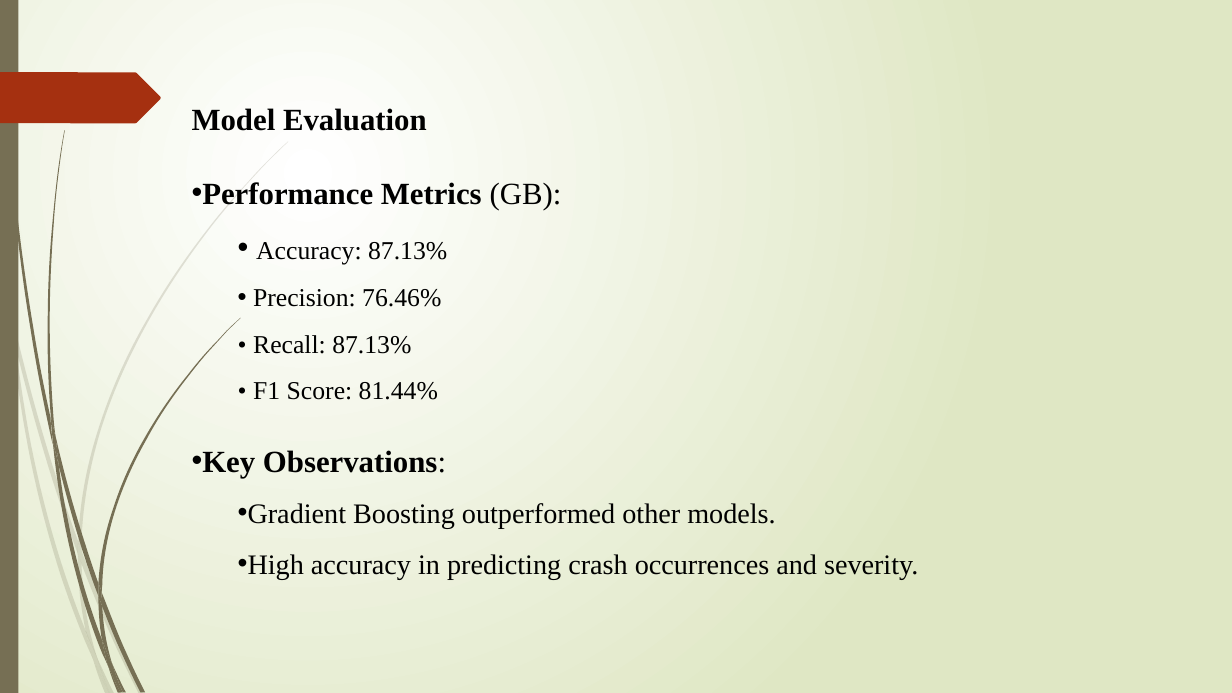
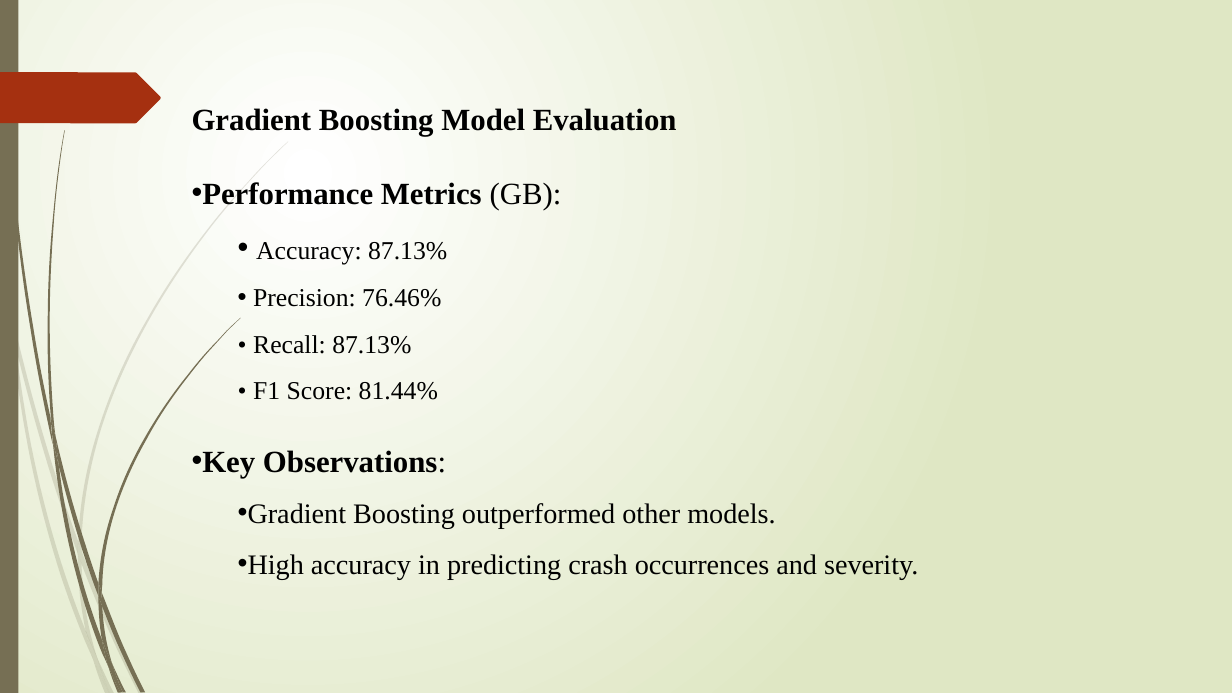
Before and after one commit to Angela-Mercy/Capstone-Two---Final-Presentation, a slide deck: slide 10 of Predicting Traffic Crashes in Chicago.pptx (slide 9 before the commit). Drawn at 1232x693 pixels with LibreOffice and Linux fonts; fonts in the diff are those of the drawing. Boxes give left, top, right and bottom in pixels: in the first picture for what was removed or moved away, otherwise in the second. Text is boxed around its words. In the diff, an @@ line names an element or a change of style, - is before the commit and + after.

```diff
--- a/Predicting Traffic Crashes in Chicago.pptx
+++ b/Predicting Traffic Crashes in Chicago.pptx
@@ text at <box>192,108,677,136</box>: text changed @@
-Model Evaluation
+Gradient Boosting Model Evaluation
```
Also in this commit, not shown: 1 other slide changed, 6 slides added, 4 slides removed.
